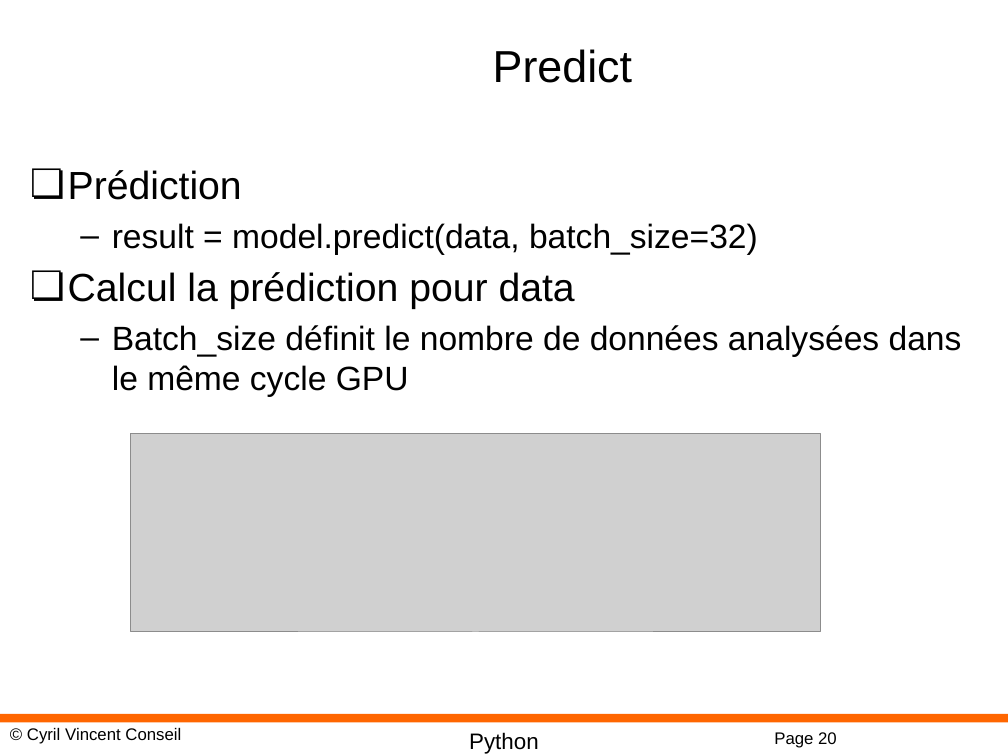
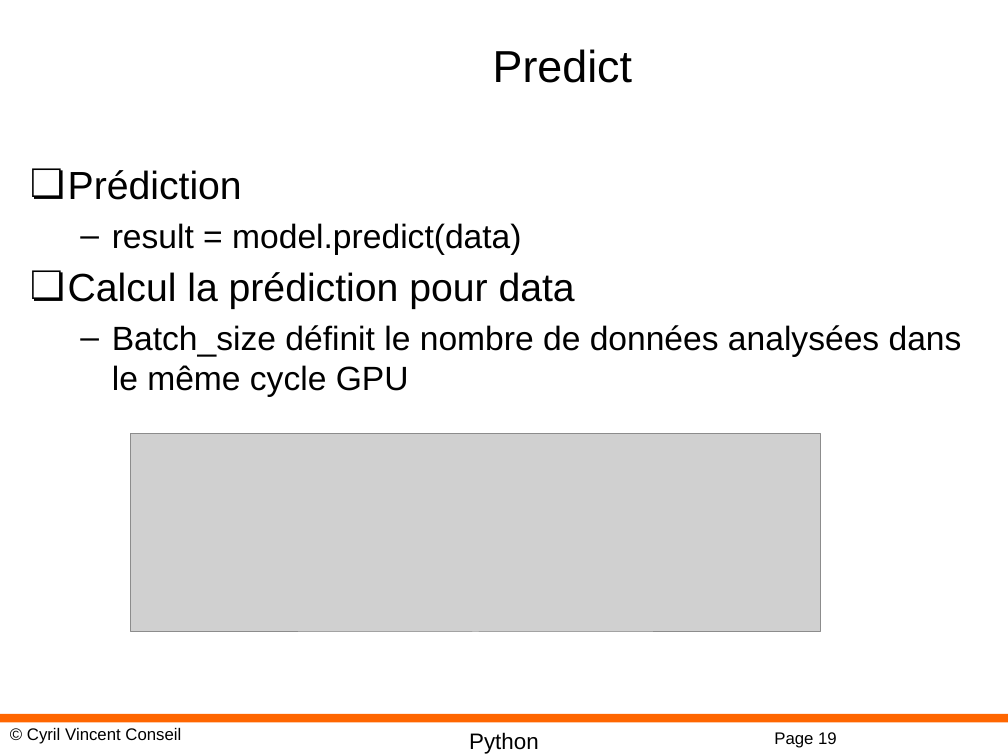
Before and after one commit to cyrilvincent/ia_industrie, a slide deck: slide 19 of ppt/DeepLearning09-Keras.pptx (slide 20 before the commit). Drawn at 1008x756 pixels with LibreOffice and Linux fonts; fonts in the diff are those of the drawing; grey boxes stand for pictures; background and template pictures are left out. Boxes give left, top, right and bottom in pixels: in the first picture for what was removed or moved away, otherwise in the second. Text is boxed around its words. In the diff, an @@ line names an element or a change of style, - is before the commit and + after.

```diff
--- a/ppt/DeepLearning09-Keras.pptx
+++ b/ppt/DeepLearning09-Keras.pptx
@@ text at (x1=112, y1=223, x2=521, y2=255): text changed @@
-  – result = model.predict(data, batch_size=32)
+  – result = model.predict(data)
@@ page number at (x1=774, y1=732, x2=837, y2=748): text changed @@
-Page 20
+Page 19
```
Also in this commit, not shown: 2 other slides changed, 1 slide removed, 3 other files.
